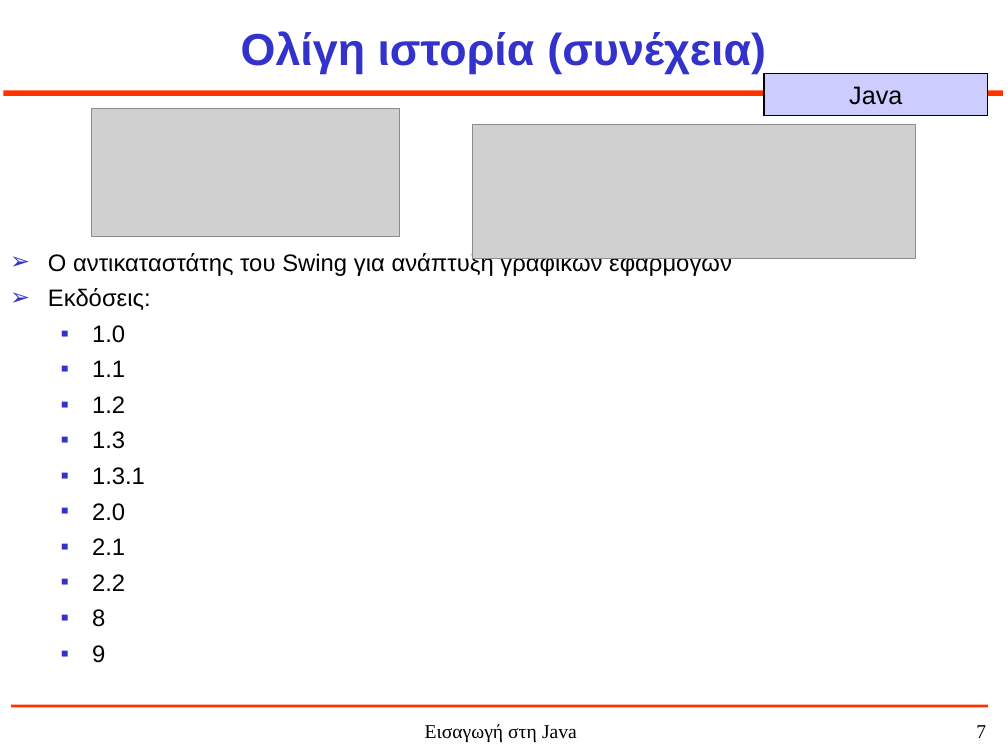
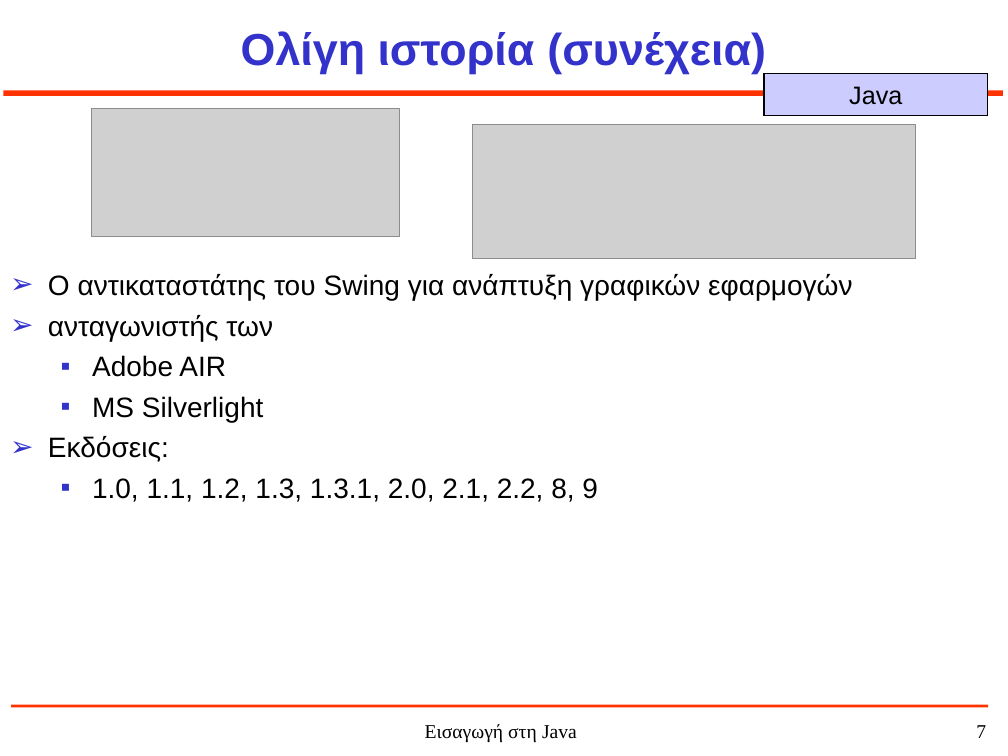
Before and after one commit to jkost/jkost.github.io, a slide deck: slide 7 of Java/slides/1-JavaHistory.ppt. Drawn at 1008x756 pixels with LibreOffice and Linux fonts; fonts in the diff are those of the drawing; grey boxes stand for pictures. Boxes give left, top, right and bottom in pixels: in the first picture for what was removed or moved away, otherwise in the second. Text is boxed around its words. In the diff, an @@ line names an element or a change of style, - is before the commit and + after.

Commit message:
Fixed JavaHistory slides

```diff
--- a/Java/slides/1-JavaHistory.ppt
+++ b/Java/slides/1-JavaHistory.ppt
@@ text at [48, 274, 852, 462]: size 17 to 20 pt in "Ο αντικαταστάτης του Swing για ανάπτυξη γραφικών ...", "Εκδόσεις:" @@
@@ text at [48, 315, 273, 422]: paragraphs added @@
+➢ ανταγωνιστής των
+  ▪ Adobe AIR
+  ▪ MS Silverlight
@@ text at [92, 478, 598, 502]: text changed; size 17 to 20 pt @@
-  ▪ 1.0
-  ▪ 1.1
-  ▪ 1.2
-  ▪ 1.3
-  ▪ 1.3.1
-  ▪ 2.0
-  ▪ 2.1
-  ▪ 2.2
-  ▪ 8
-  ▪ 9
+  ▪ 1.0, 1.1, 1.2, 1.3, 1.3.1, 2.0, 2.1, 2.2, 8, 9
```
Also in this commit, not shown: 1 other file.
